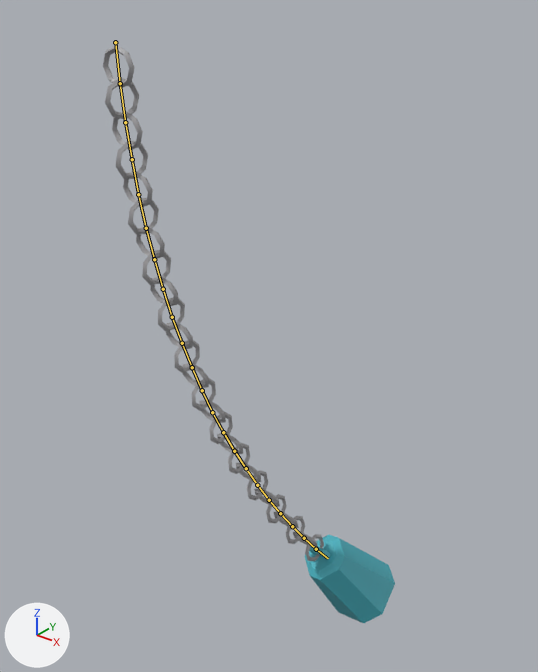
A saved change to the FBX model Blender/Jakub/Kyvadlo_2.fbx.
Rendered twice from a camera (50 mm lens) standing at (0.074, -1.224, -0.073) and looking at (-0.505, -0.501, -0.522). Every picture has the same lights, and +X, +Y and +Z are marked at lower left. Both versions are drawn at frame 30 of the action 'Kyvadlo|Kyv_attack'; the numbers are the values there. The bones that bend it are drawn over the model as lines.

Objects in the first picture: 'FPS_arms_apply.001'.
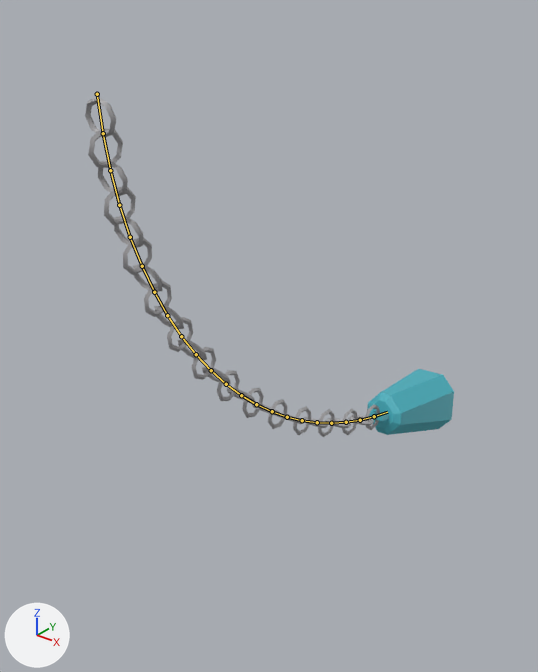
The change in detail:
Bone 'Bone' (bone_bone) moves from (-0.741, 0.129, 0.492) to (-0.768, 0.172, 0.492).
Bone 'Bone' (bone_bone) turns from (-1, 0, -2) to (0, 0, -4) degrees about its own x, y and z.
Bone 'Bone.001' (bone_bone_001) turns from (-1, 0, -2) to (0, 0, -4) degrees about its own x, y and z.
Bone 'Bone.002' (bone_bone_002) turns from (-1, 0, -2) to (0, 0, -4) degrees about its own x, y and z.
Bone 'Bone.003' (bone_bone_003) turns from (-1, 0, -2) to (0, 0, -4) degrees about its own x, y and z.
Bone 'Bone.004' (bone_bone_004) turns from (-1, 0, -2) to (0, 0, -4) degrees about its own x, y and z.
Bone 'Bone.005' (bone_bone_005) turns from (-1, 0, -2) to (0, 0, -4) degrees about its own x, y and z.
Bone 'Bone.006' (bone_bone_006) turns from (-1, 0, -2) to (0, 0, -4) degrees about its own x, y and z.
Bone 'Bone.007' (bone_bone_007) turns from (-1, 0, -2) to (0, 0, -4) degrees about its own x, y and z.
Bone 'Bone.008' (bone_bone_008) turns from (-1, 0, -2) to (0, 0, -4) degrees about its own x, y and z.
Bone 'Bone.009' (bone_bone_009) turns from (-1, 0, -2) to (0, 0, -4) degrees about its own x, y and z.
Bone 'Bone.010' (bone_bone_010) turns from (-1, 0, -2) to (0, 0, -4) degrees about its own x, y and z.
Bone 'Bone.011' (bone_bone_011) turns from (-1, 0, -2) to (0, 0, -4) degrees about its own x, y and z.
Bone 'Bone.012' (bone_bone_012) turns from (-1, 0, -2) to (0, 0, -4) degrees about its own x, y and z.
Bone 'Bone.013' (bone_bone_013) turns from (-1, 0, -2) to (0, 0, -4) degrees about its own x, y and z.
Bone 'Bone.014' (bone_bone_014) turns from (-1, 0, -2) to (0, 0, -4) degrees about its own x, y and z.
Bone 'Bone.015' (bone_bone_015) turns from (-1, 0, -2) to (0, 0, -4) degrees about its own x, y and z.
Bone 'Bone.016' (bone_bone_016) turns from (-1, 0, -2) to (0, 0, -4) degrees about its own x, y and z.
Bone 'Bone.017' (bone_bone_017) turns from (-1, 0, -2) to (0, 0, -4) degrees about its own x, y and z.
Bone 'Bone.018' (bone_bone_018) turns from (-1, 0, -2) to (0, 0, -4) degrees about its own x, y and z.
Bone 'Bone.019' (bone_bone_019) turns from (-1, 0, -2) to (0, 0, -4) degrees about its own x, y and z.
Bone 'Bone.020' (bone_bone_020) turns from (-1, 0, -2) to (0, 0, -4) degrees about its own x, y and z.
Bone 'Bone.021' (bone_bone_021) turns from (-1, 0, -2) to (0, 0, -4) degrees about its own x, y and z.

Changed parts and their boxes [x1, y1, x2, y2] in the pictures (538 x 672 px):
'FPS_arms_apply.001', posed (26% wider, 41% shorter)
    before: [103, 45, 395, 623]
    after: [85, 96, 454, 437]
bone 'Bone', root to tip
    before: (115, 42) to (120, 83)
    after: (97, 94) to (103, 133)
bone 'Bone.001', root to tip
    before: (120, 83) to (125, 122)
    after: (103, 133) to (110, 170)
bone 'Bone.002', root to tip
    before: (125, 122) to (132, 159)
    after: (110, 170) to (119, 205)
bone 'Bone.003', root to tip
    before: (132, 159) to (138, 194)
    after: (119, 205) to (130, 237)
bone 'Bone.004', root to tip
    before: (138, 194) to (146, 228)
    after: (130, 237) to (142, 266)
bone 'Bone.005', root to tip
    before: (146, 228) to (154, 259)
    after: (142, 266) to (154, 292)
bone 'Bone.006', root to tip
    before: (154, 259) to (163, 289)
    after: (154, 292) to (167, 315)
bone 'Bone.007', root to tip
    before: (163, 289) to (172, 317)
    after: (167, 315) to (181, 336)
bone 'Bone.008', root to tip
    before: (172, 317) to (182, 343)
    after: (181, 336) to (196, 354)
bone 'Bone.009', root to tip
    before: (182, 343) to (192, 367)
    after: (196, 354) to (211, 370)
bone 'Bone.010', root to tip
    before: (192, 367) to (202, 390)
    after: (211, 370) to (226, 384)
bone 'Bone.011', root to tip
    before: (202, 390) to (212, 412)
    after: (226, 384) to (241, 395)
bone 'Bone.012', root to tip
    before: (212, 412) to (223, 432)
    after: (241, 395) to (256, 404)
bone 'Bone.013', root to tip
    before: (223, 432) to (234, 451)
    after: (256, 404) to (272, 411)
bone 'Bone.014', root to tip
    before: (234, 451) to (246, 468)
    after: (272, 411) to (287, 417)
bone 'Bone.015', root to tip
    before: (246, 468) to (257, 485)
    after: (287, 417) to (302, 420)
bone 'Bone.016', root to tip
    before: (257, 485) to (269, 500)
    after: (302, 420) to (317, 422)
bone 'Bone.017', root to tip
    before: (269, 500) to (280, 513)
    after: (317, 422) to (331, 423)
bone 'Bone.018', root to tip
    before: (280, 513) to (292, 526)
    after: (331, 423) to (346, 422)
bone 'Bone.019', root to tip
    before: (292, 526) to (304, 538)
    after: (346, 422) to (360, 420)
bone 'Bone.020', root to tip
    before: (304, 538) to (316, 549)
    after: (360, 420) to (374, 416)
bone 'Bone.021', root to tip
    before: (316, 549) to (328, 558)
    after: (374, 416) to (387, 412)
